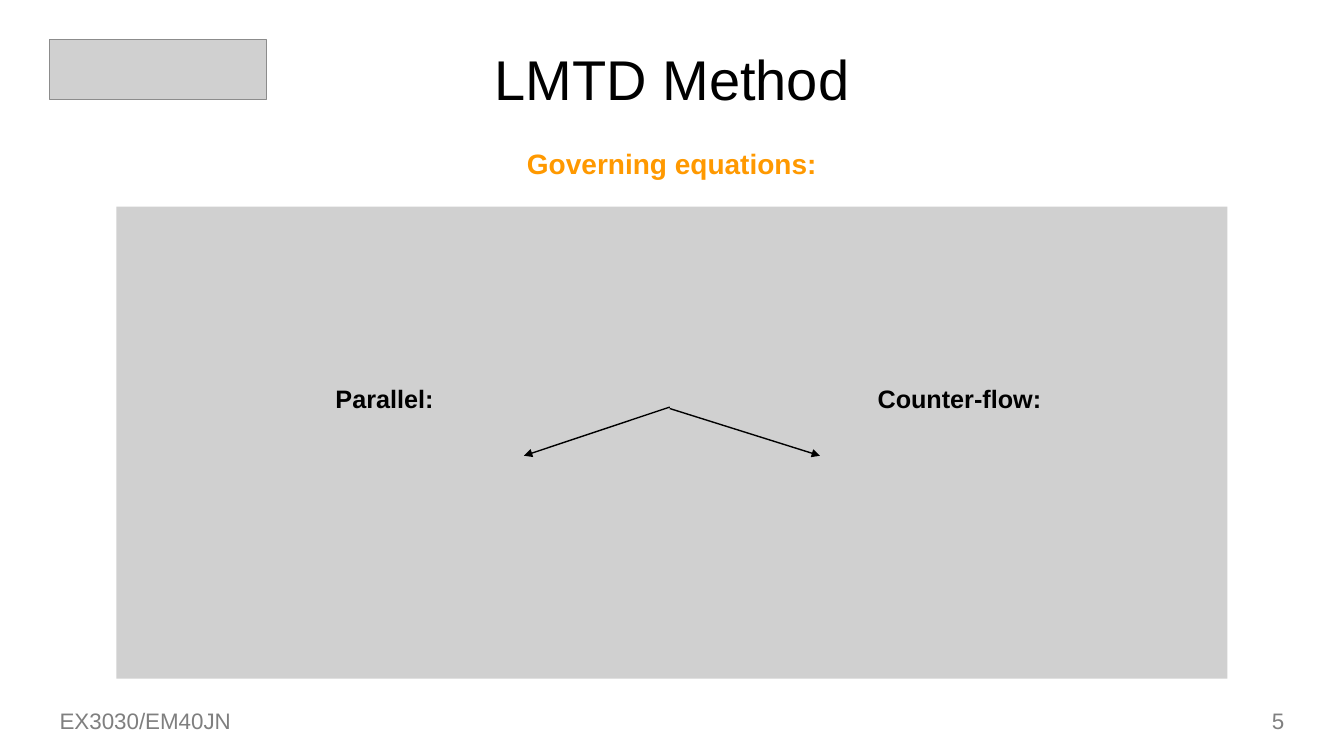
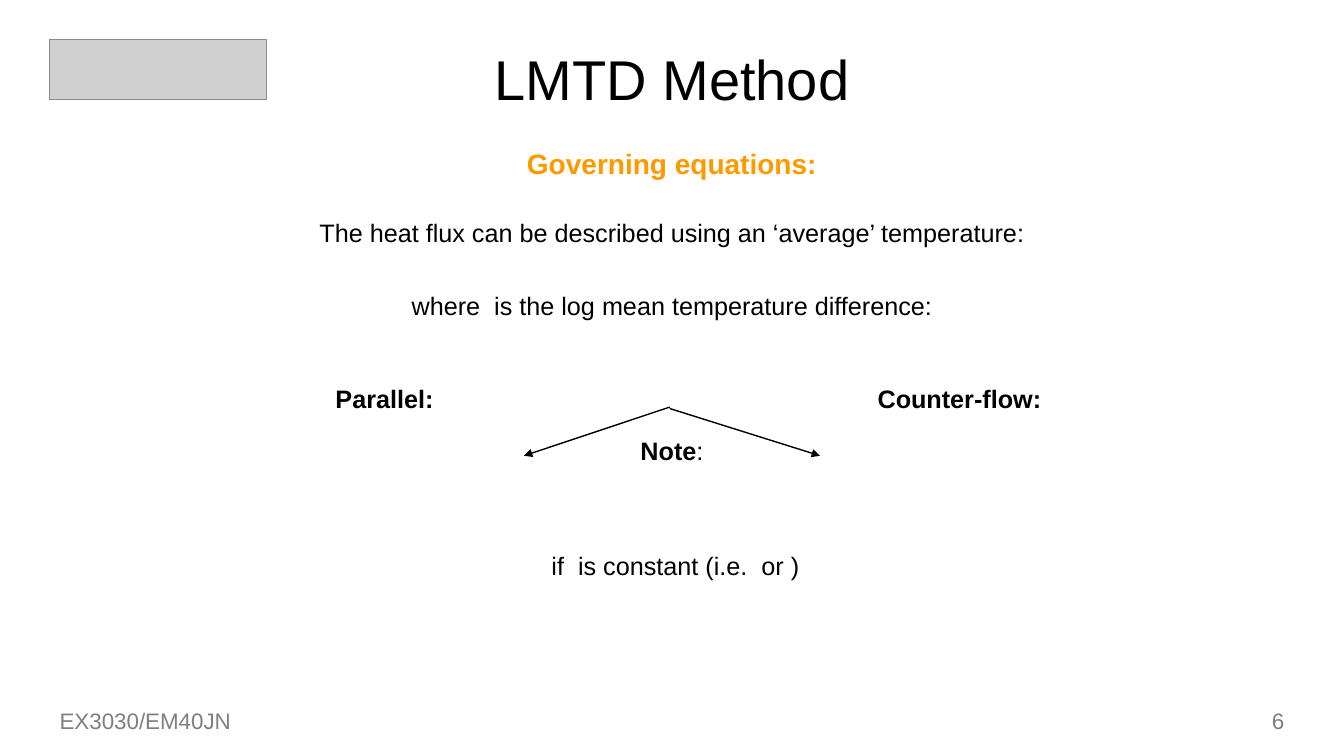
Before and after one commit to toastedcrumpets/HMMT, a slide deck: slide 6 of oldnotes/Week8-02.pptx (slide 5 before the commit). Drawn at 1344x756 pixels with LibreOffice and Linux fonts; fonts in the diff are those of the drawing; grey boxes stand for pictures. Boxes give left, top, right and bottom in pixels: in the first picture for what was removed or moved away, otherwise in the second. Text is boxed around its words. In the diff, an @@ line names an element or a change of style, - is before the commit and + after.

```diff
--- a/oldnotes/Week8-02.pptx
+++ b/oldnotes/Week8-02.pptx
@@ picture removed at (116,207,1227,679) @@
@@ text added at (319,223,1024,581), 18 pt, text #000000 @@
+The heat flux can be described using an ‘average’ temperature:
+where is the log mean temperature difference:
+Note:
+if is constant (i.e. or )
@@ picture removed at (245,416,524,495) @@
@@ picture removed at (820,416,1099,495) @@
@@ page number at (1272,713,1284,729): text changed @@
-5
+6
```
Also in this commit, not shown: 10 other slides changed, 3 slides added, 8 other files.
